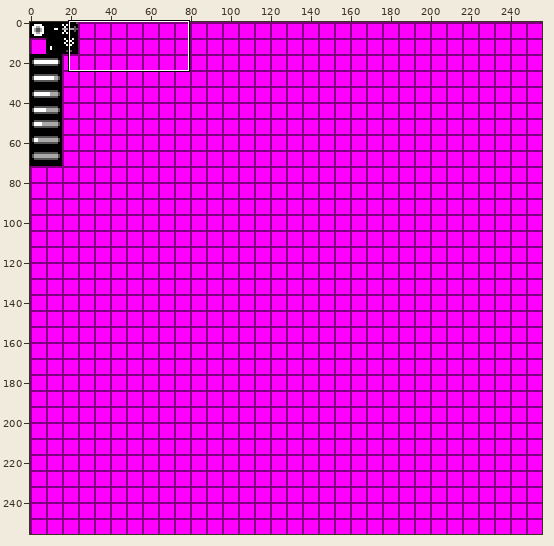
A sprite sheet gets an edit: res/Tiles/particle_sheet.png. The first picture is a wide view before the edit; the outline marks the close-up.
Close-up. Old version:
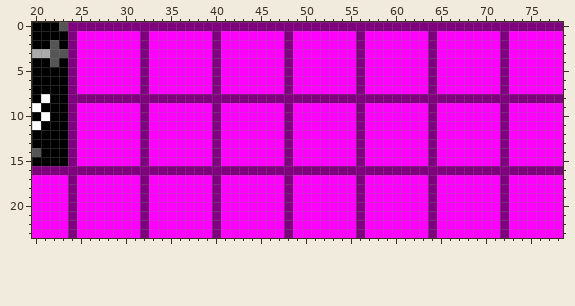
The file is 256x256 pixels. Shown: x 20..78, y 0..23.
The result:
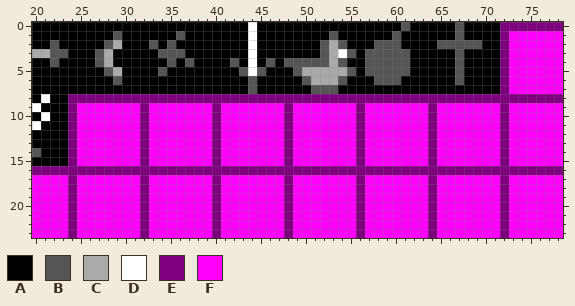
Palette (. is transparent): A #000000  B #555555  C #aaaaaa  D #ffffff  E #7f007f  F #ff00ff
What changed:
y 0: x 23..71 BEEEEEEEEEEEEEEEEEEEEEEEEEEEEEEEEEEEEEEEEEEEEEEEE -> AAAAAAAAAAAAAAAAAAAAADAAAAAAAAAAAAAAAABAAAAABAAAA
y 1: x 24..71 EFFFFFFFEFFFFFFFEFFFFFFFEFFFFFFFEFFFFFFFEFFFFFFF -> AAAAABAAAAAABAAAAAAADAAAAAAAABAAAAAABAAAAAABAAAA
y 2: x 24..71 EFFFFFFFEFFFFFFFEFFFFFFFEFFFFFFFEFFFFFFFEFFFFFFF -> AAAABCAAABABAAAAAAAADAAAAAAABCBAAABBBAAAABBBBBAA
y 3: x 24..71 EFFFFFFFEFFFFFFFEFFFFFFFEFFFFFFFEFFFFFFFEFFFFFFF -> AAABCAAAAABBBAAAAAAADAAAAAAABCDBABBBBBAAAAABAAAA
y 4: x 24..71 EFFFFFFFEFFFFFFFEFFFFFFFEFFFFFFFEFFFFFFFEFFFFFFF -> AAABCAAAAAABABAAAABADABABBBBBCBAABBBBBAAAAABAAAA
y 5: x 24..71 EFFFFFFFEFFFFFFFEFFFFFFFEFFFFFFFEFFFFFFFEFFFFFFF -> AAAABCAAAABAAAAAAAABDBAAABCCCCCBABBBBBAAAAABAAAA
y 6: x 24..71 EFFFFFFFEFFFFFFFEFFFFFFFEFFFFFFFEFFFFFFFEFFFFFFF -> AAAAABAAAAAAAAAAAAAABAAAAABCCCBAAABBBAAAAAABAAAA
y 7: x 24..71 EFFFFFFFEFFFFFFFEFFFFFFFEFFFFFFFEFFFFFFFEFFFFFFF -> AAAAAAAAAAAAAAAAAAAABAAAAAABBBAAAAAAAAAAAAAAAAAA
